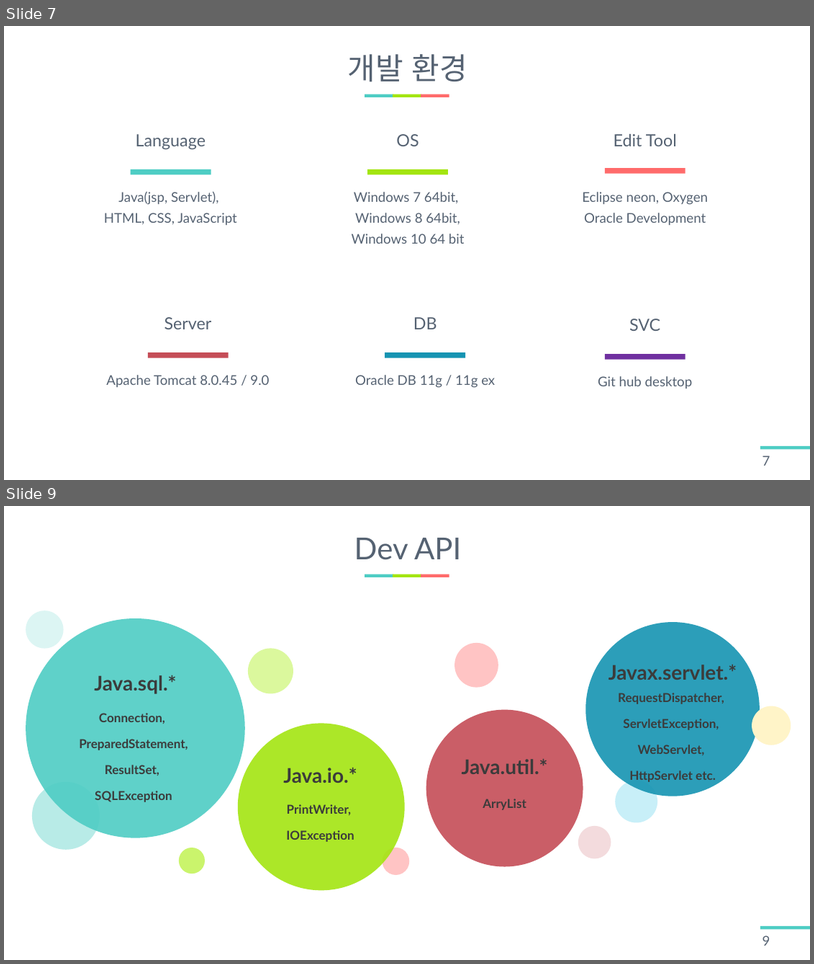
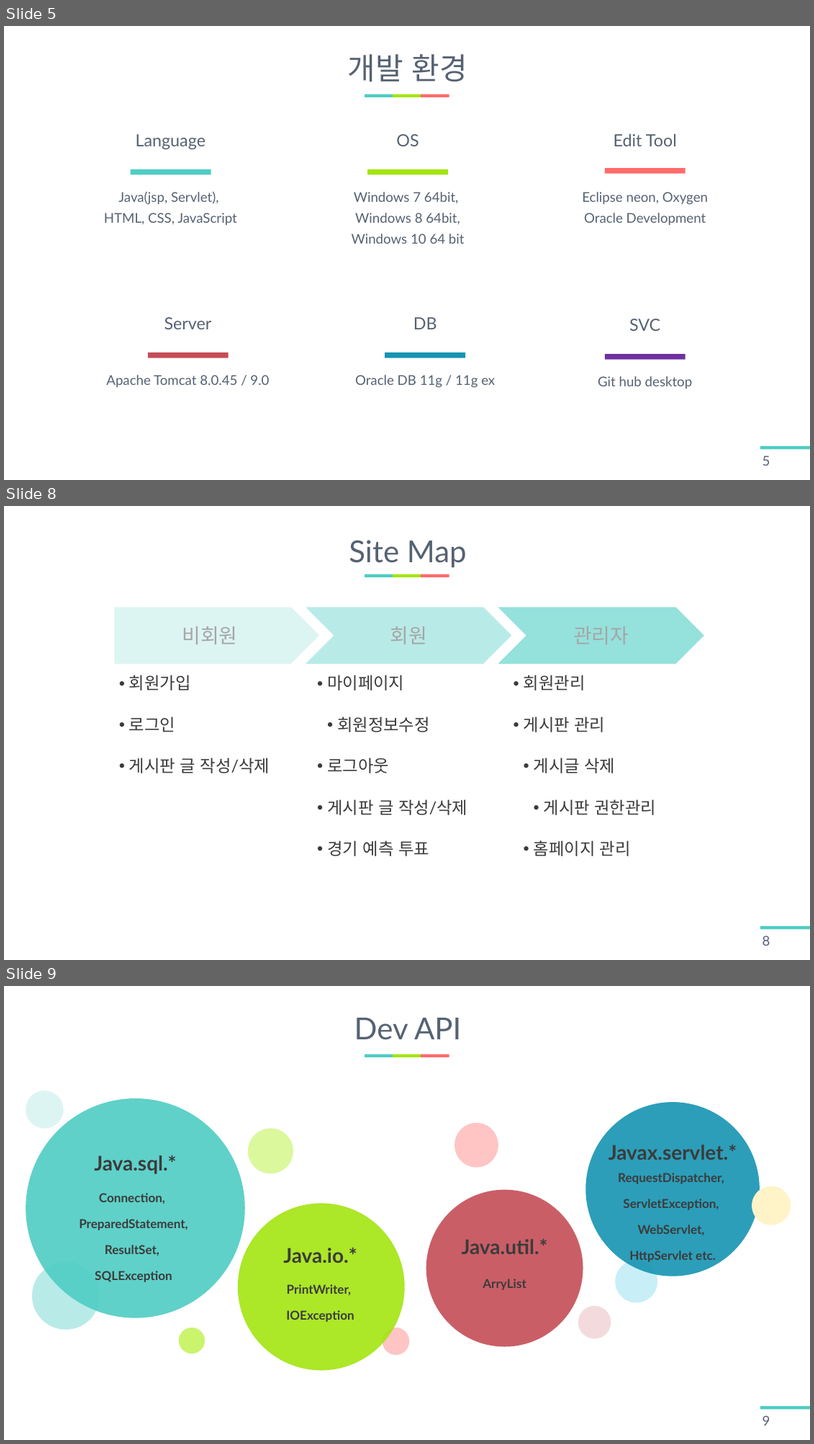
Before and after one commit to LouisKisaragi/BB-Bank, a slide deck: report/BB PANK 발표자료.pptx. Shown one above the other, each under a label of ours: slides 7 and 9 before the commit, slides 5, 8 and 9 after it; the slides between them are not shown. The pictures are 814x964 and 814x1444 pixels, drawn with LibreOffice and Linux fonts; fonts in the diff are those of the drawing. Boxes give left, top, right and bottom in pixels: in the first picture for what was removed or moved away, otherwise in the second. Text is boxed around its words. In the diff, an @@ line names an element or a change of style, - is before the commit and + after.

```diff
--- a/report/BB PANK 발표자료.pptx
+++ b/report/BB PANK 발표자료.pptx
@@ slide 8 added at [4,506,810,960], background #FFFFFF; not listed: 4 template elements that a slide beside it also shows @@
@@ title added at [349,540,467,567], 54 pt, text #556272 @@
+Site Map
@@ group added at [114,608,705,884]: 3 frees, 2 chevrons, 1 pentagon arrow @@
+  • 회원가입
+  • 로그인
+  • 게시판 글 작성/삭제
+  • 마이페이지
+    • 회원정보수정
+  • 로그아웃
+  • 게시판 글 작성/삭제
+  • 경기 예측 투표
+  • 회원관리
+  • 게시판 관리
+    • 게시글 삭제
+      • 게시판 권한관리
+    • 홈페이지 관리
+비회원
+회원
+관리자
@@ page number added at [763,935,771,945], 24 pt, text #556272 @@
+8
@@ what was slide 7 is now slide 5 @@
@@ page number at [763,455,771,465]: text changed @@
-7
+5
```
Also in this commit, not shown: 8 slides changed, 4 other slides added, 8 slides removed, 1 other file.
